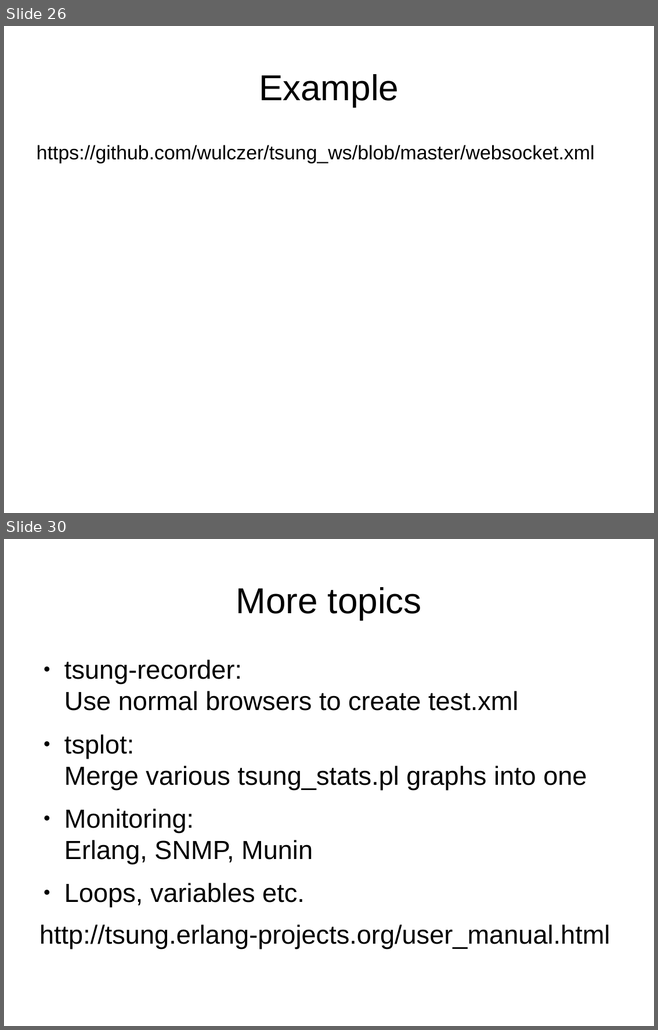
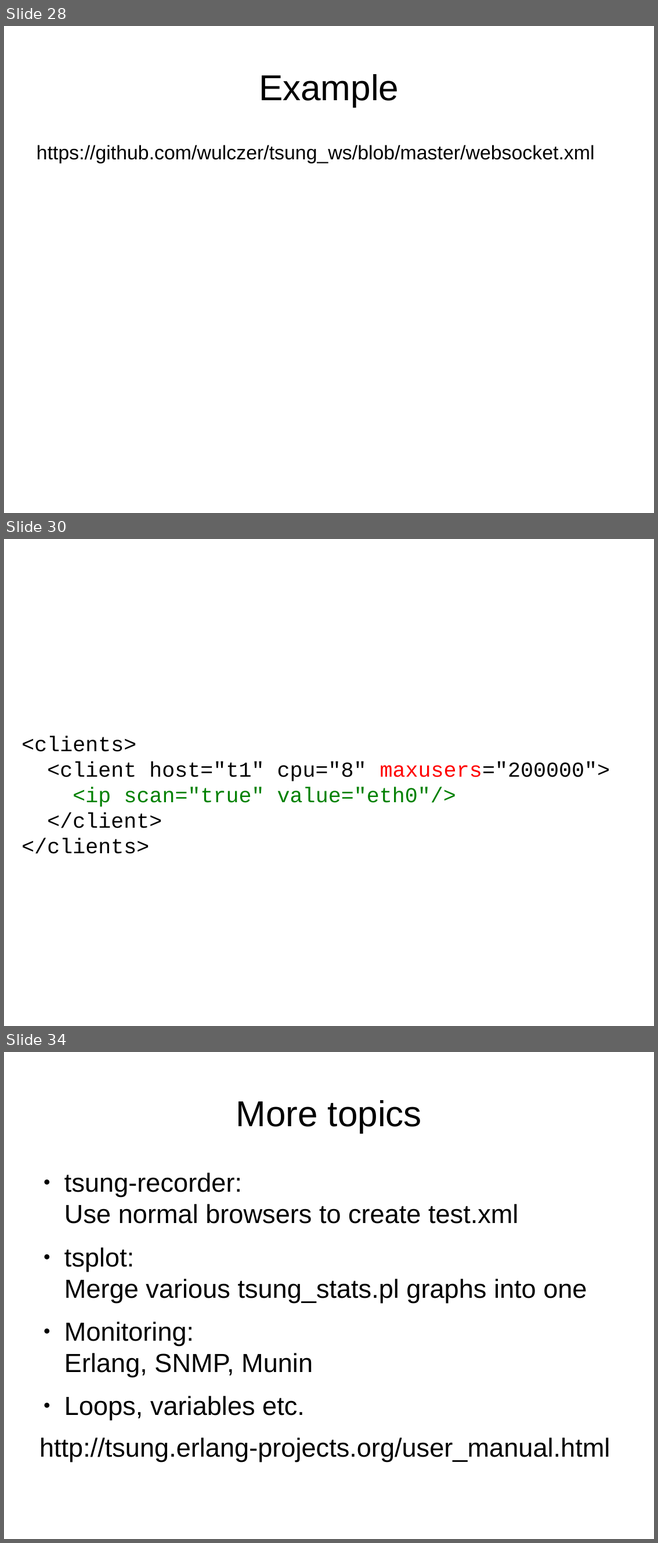
Before and after one commit to ngocdaothanh/tsart, a slide deck: tsung.odp. Shown one above the other, each under a label of ours: slides 26 and 30 before the commit, slides 28, 30 and 34 after it; the slides between them are not shown. The pictures are 658x1030 and 658x1543 pixels, drawn with LibreOffice and Linux fonts; fonts in the diff are those of the drawing. Boxes give left, top, right and bottom in pixels: in the first picture for what was removed or moved away, otherwise in the second. Text is boxed around its words. In the diff, an @@ line names an element or a change of style, - is before the commit and + after.

Commit message:
Add info about maxusers, multiple IPs, and ports_range

```diff
--- a/tsung.odp
+++ b/tsung.odp
@@ slide 30 added at bbox=[4, 539, 654, 1026], background #FFFFFF @@
@@ text added at bbox=[21, 736, 610, 854], 26 pt, text #000000 @@
+<clients>
+<client host="t1" cpu="8" maxusers="200000">
+<ip scan="true" value="eth0"/>
+</client>
+</clients>
@@ what was slide 26 is now slide 28 @@
@@ what was slide 30 is now slide 34 @@
```
Also in this commit, not shown: 4 slides changed, 5 other slides added, 2 slides removed.
